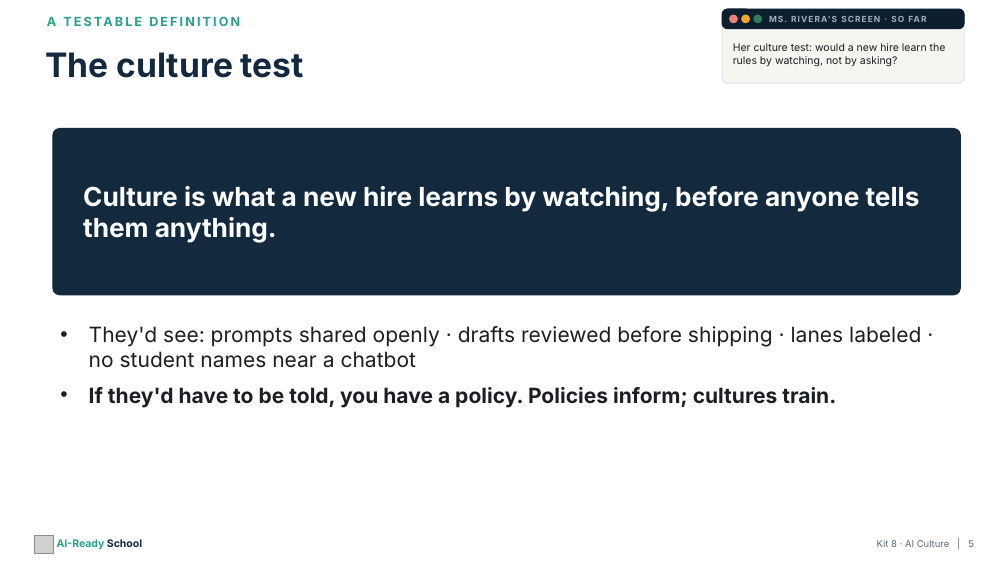
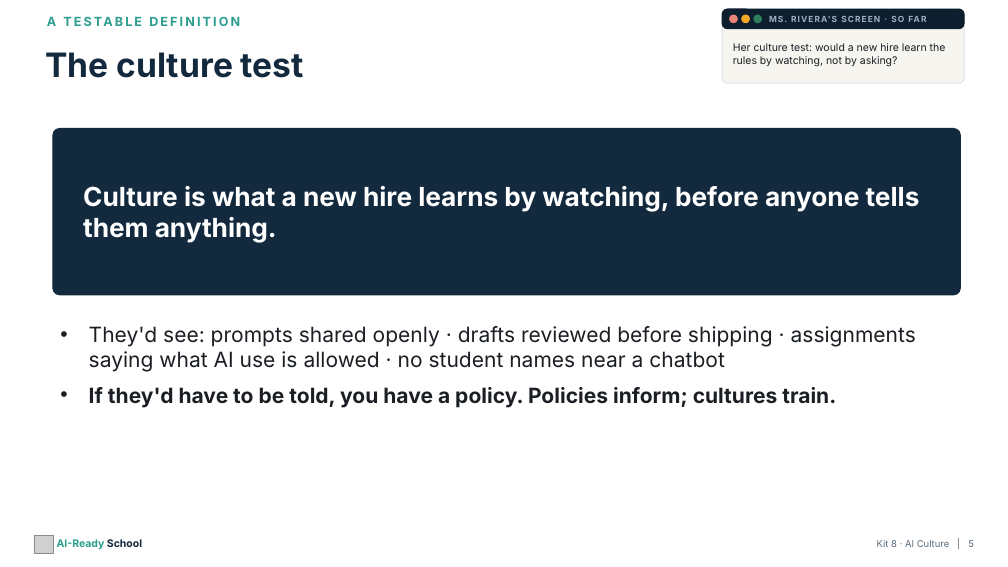
Before and after one commit to aspinozzi1/Ai-School-Ready, a slide deck: slide 5 of kits/kit08/Kit08_PresentationDeck.pptx. Drawn at 1008x567 pixels with LibreOffice and Linux fonts; fonts in the diff are those of the drawing; grey boxes stand for pictures. Boxes give left, top, right and bottom in pixels: in the first picture for what was removed or moved away, otherwise in the second. Text is boxed around its words. In the diff, an @@ line names an element or a change of style, - is before the commit and + after.

```diff
--- a/kits/kit08/Kit08_PresentationDeck.pptx
+++ b/kits/kit08/Kit08_PresentationDeck.pptx
@@ text at box(89, 326, 916, 372): text changed @@
-• They'd see: prompts shared openly · drafts reviewed before shipping · lanes labeled · no student names near a chatbot
+• They'd see: prompts shared openly · drafts reviewed before shipping · assignments saying what AI use is allowed · no student names near a chatbot
```
Also in this commit, not shown: 4 other slides changed, 6 other files.
